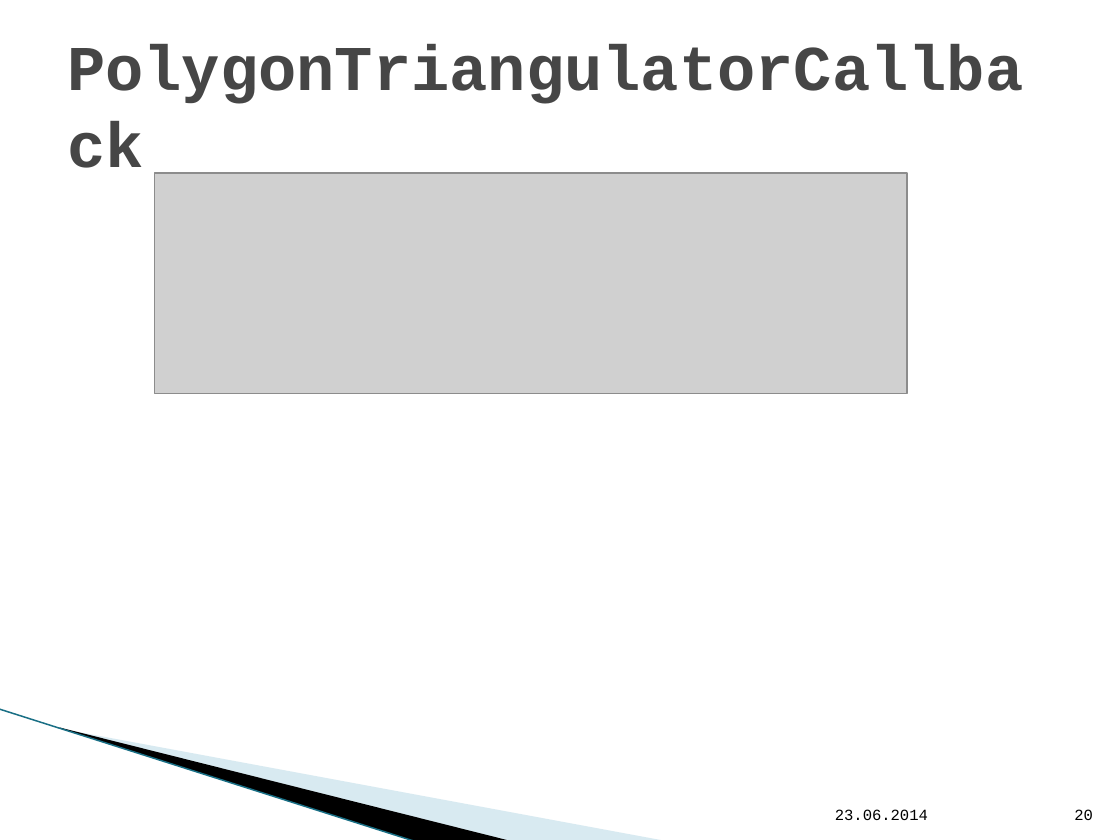
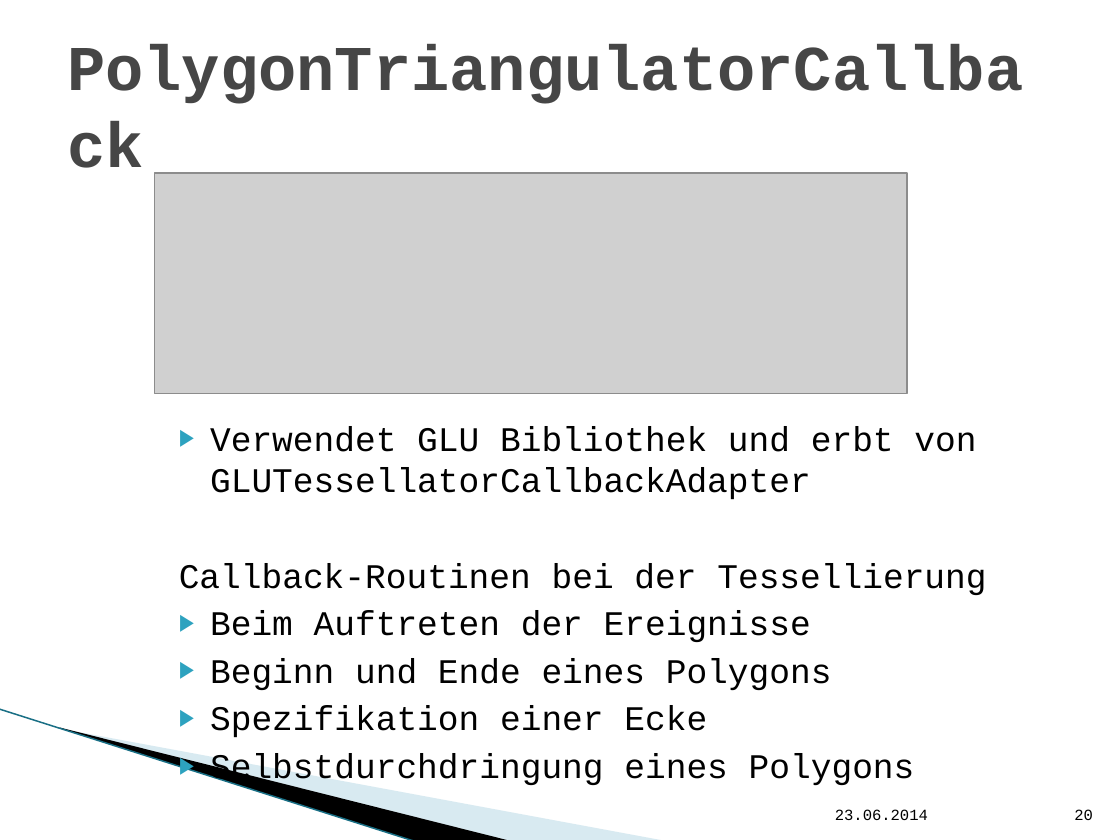
Before and after one commit to hft-swp/stuff, a slide deck: slide 20 of doku/präsentation nicht komplett/vCity-Präsentation.pptx. Drawn at 1120x840 pixels with LibreOffice and Linux fonts; fonts in the diff are those of the drawing; grey boxes stand for pictures; background and template pictures are left out. Boxes give left, top, right and bottom in pixels: in the first picture for what was removed or moved away, otherwise in the second. Text is boxed around its words. In the diff, an @@ line names an element or a change of style, - is before the commit and + after.

```diff
--- a/doku/präsentation nicht komplett/vCity-Präsentation.pptx
+++ b/doku/präsentation nicht komplett/vCity-Präsentation.pptx
@@ text added at <box>179,426,986,788</box>, 22.2 pt, text #000000 @@
+▶ Verwendet GLU Bibliothek und erbt von GLUTessellatorCallbackAdapter
+Callback-Routinen bei der Tessellierung
+▶ Beim Auftreten der Ereignisse
+▶ Beginn und Ende eines Polygons
+▶ Spezifikation einer Ecke
+▶ Selbstdurchdringung eines Polygons
```
Also in this commit, not shown: 4 other slides changed.
